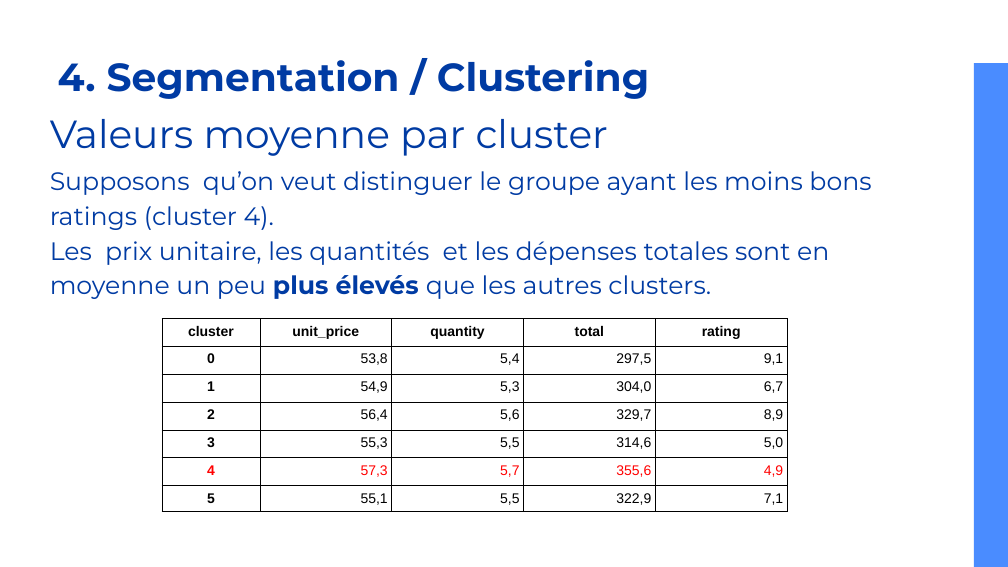
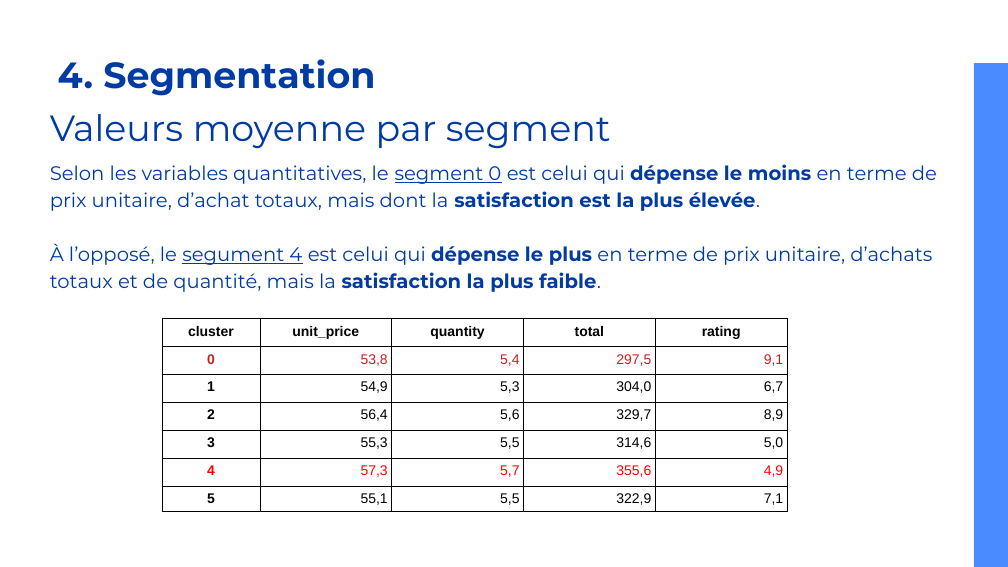
Before and after one commit to caseguin/Clustering, a slide deck: slide 22 of SuperMarket_clustering2.odp. Drawn at 1008x567 pixels with LibreOffice and Linux fonts; fonts in the diff are those of the drawing. Boxes give left, top, right and bottom in pixels: in the first picture for what was removed or moved away, otherwise in the second. Text is boxed around its words. In the diff, an @@ line names an element or a change of style, - is before the commit and + after.

```diff
--- a/SuperMarket_clustering2.odp
+++ b/SuperMarket_clustering2.odp
@@ title at [58,59,375,96]: text changed; size 28 to 26 pt @@
-4. Segmentation / Clustering
+4. Segmentation
@@ title at [50,114,611,149]: text changed; size 28 to 26 pt @@
-Valeurs moyenne par cluster
+Valeurs moyenne par segment
@@ title removed at [50,171,871,299] @@
-Supposons qu’on veut distinguer le groupe ayant les moins bons ratings (cluster 4).
-Les prix unitaire, les quantités et les dépenses totales sont en moyenne un peu plus élevés que les autres clusters.
@@ title added at [50,164,937,292], 14 pt, text #003BA3 @@
+Selon les variables quantitatives, le segment 0 est celui qui dépense le moins en terme de prix unitaire, d’achat totaux, mais dont la satisfaction est la plus élevée.
+À l’opposé, le segument 4 est celui qui dépense le plus en terme de prix unitaire, d’achats totaux et de quantité, mais la satisfaction la plus faible.
@@ table at [162,319,788,510] @@
@@ text colour #000000 to #C9211E in "0", "53,8", "5,4", "297,5" and 1 more places @@
```
Also in this commit, not shown: 24 other slides changed, 4 slides added, 3 slides removed, 13 other files.
